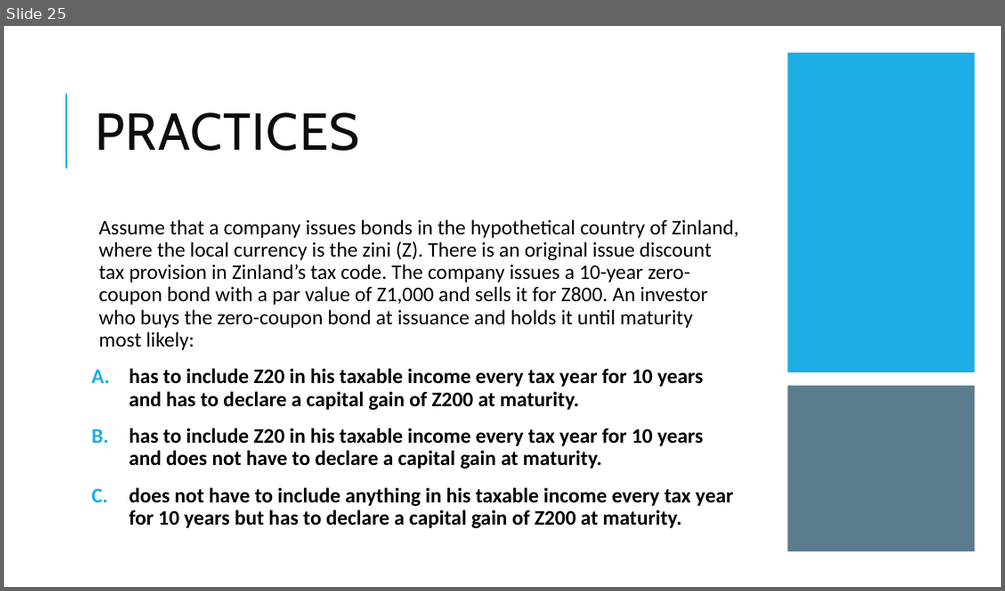
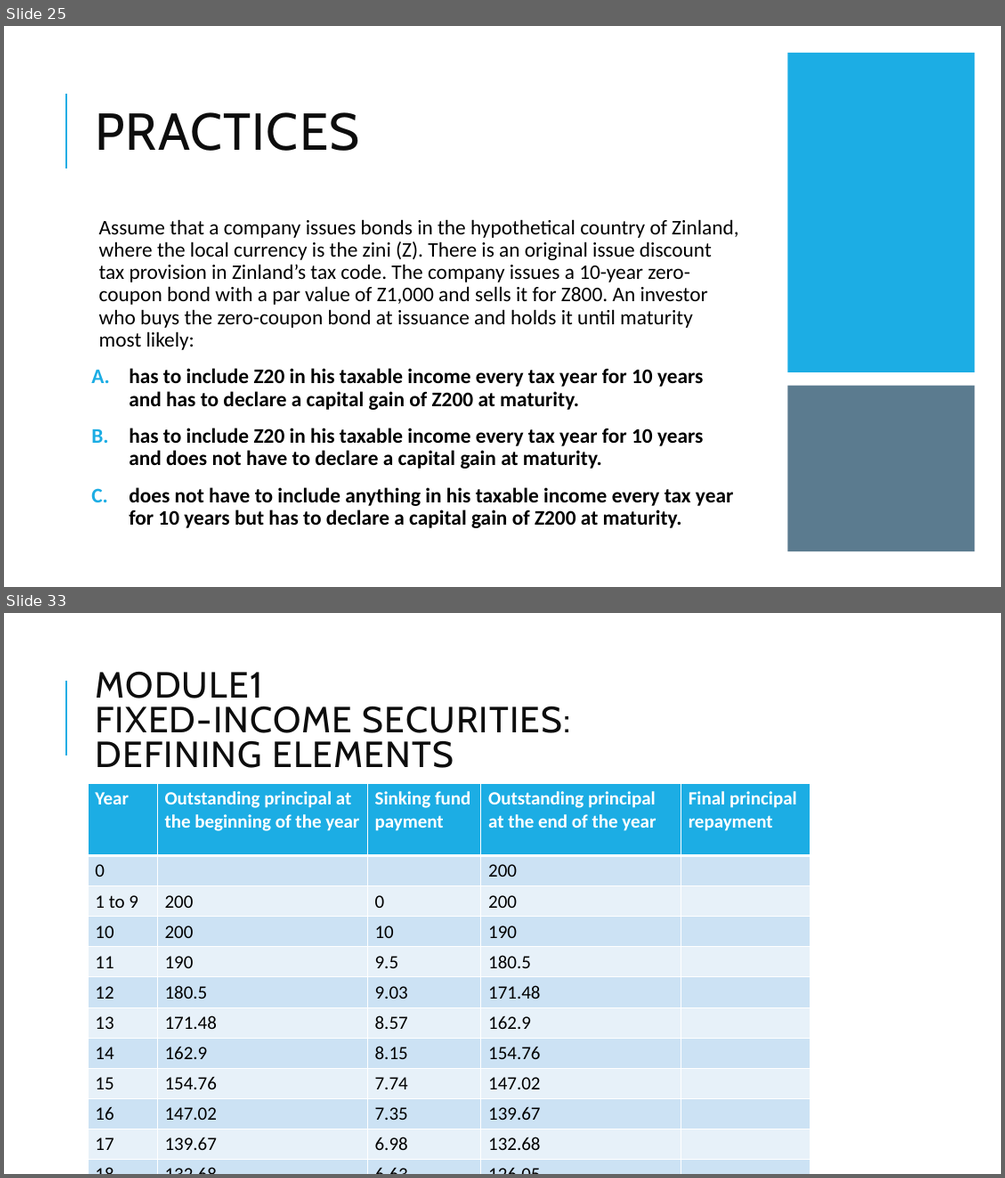
Before and after one commit to Isco0530/data, a slide deck: Fixed Income.pptx. Shown one above the other, each under a label of ours: slide 25 before the commit, slides 25 and 33 after it; the slides between them are not shown. The pictures are 1005x591 and 1005x1178 pixels, drawn with LibreOffice and Linux fonts; fonts in the diff are those of the drawing. Boxes give left, top, right and bottom in pixels: in the first picture for what was removed or moved away, otherwise in the second. Text is boxed around its words. In the diff, an @@ line names an element or a change of style, - is before the commit and + after.

```diff
--- a/Fixed Income.pptx
+++ b/Fixed Income.pptx
@@ slide 33 added at box(4, 613, 1001, 1174), background #FFFFFF; not listed: 1 template element that a slide beside it also shows @@
@@ title added at box(95, 672, 571, 768), 35 pt, text #0D0D0D @@
+MODULE1
+FIXED-INCOME SECURITIES:
+DEFINING ELEMENTS
@@ table added at box(88, 784, 810, 1174), 14 rows, 5 columns @@
+Year | Outstanding principal at the beginning of the year | Sinking fund payment | Outstanding principal at the end of the year | Final principal repayment
+0 |  |  | 200 | 
+1 to 9 | 200 | 0 | 200 | 
+10 | 200 | 10 | 190 | 
+11 | 190 | 9.5 | 180.5 | 
+12 | 180.5 | 9.03 | 171.48 | 
+13 | 171.48 | 8.57 | 162.9 | 
+14 | 162.9 | 8.15 | 154.76 | 
+15 | 154.76 | 7.74 | 147.02 | 
+16 | 147.02 | 7.35 | 139.67 | 
+17 | 139.67 | 6.98 | 132.68 | 
+18 | 132.68 | 6.63 | 126.05 | 
+19 | 126.05 | 6.3 | 119.75 | 
+20 | 119.75 |  |  | 119.75
```
Also in this commit, not shown: 8 other slides added.
